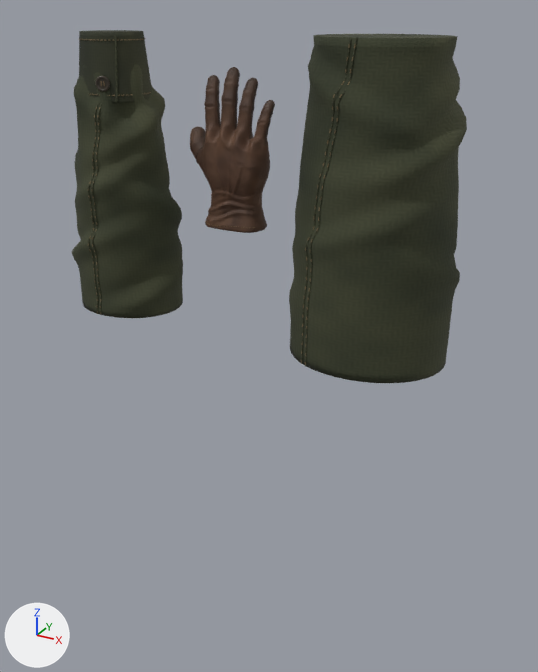
Renders of the Blender file tools/blender/loader-gloves.blend from each side of a commit.
Camera for both pictures: a camera (50 mm lens) standing at (0.532, -0.875, 0.229) and looking at (0.029, 0.04, -0.229). The lights are fixed; the arrows at lower left show +X, +Y and +Z. The picture after the commit comes second.

The first picture shows 'ForeSleeve', 'SewnWorkGlove', 'UpperSleeve'.
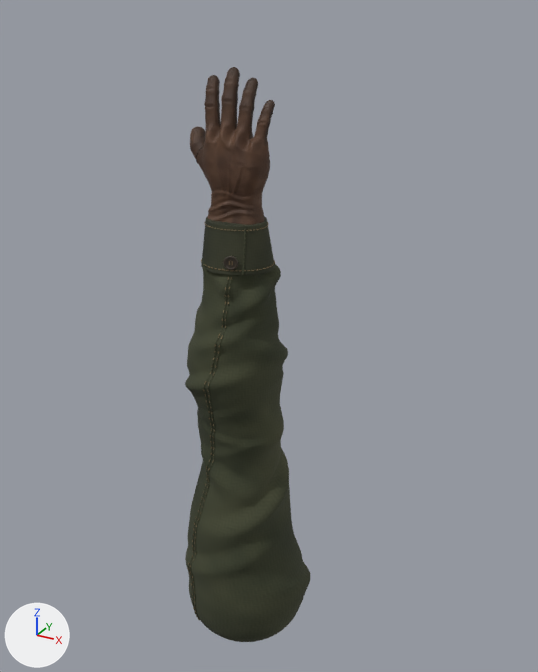
The newer file is also turned or shifted as a whole; pictures and numbers use the older file's frame.

Diff of the bpy script that builds the scene:
```diff
--- a/tools/blender/loader-gloves.blend.py
+++ b/tools/blender/loader-gloves.blend.py
@@ me_uniformsleeve @@
+me_uniformsleeve.from_pydata(...)  # 9012 vertices, 7980 faces; spans x -0.097..0.117, y -0.102..0.096, z -0.064..0.68
+# faces by material slot: [5814, 396, 1650, 120]
+me_uniformsleeve.materials.append(mat_olive_cotton_drill)
+me_uniformsleeve.materials.append(mat_folded_twill_cuff)
+me_uniformsleeve.materials.append(mat_waxed_linen)  # brown #83704e
+me_uniformsleeve.materials.append(mat_horn_button)  # brown #3a3126
@@ ob_foresleeve @@
-ob_foresleeve = bpy.data.objects.new('ForeSleeve', me_foresleeve)
-ob_foresleeve.location = (-0.2, 0.0, 0.0)
@@ ob_uppersleeve @@
-ob_uppersleeve = bpy.data.objects.new('UpperSleeve', me_uppersleeve)
-ob_uppersleeve.location = (0.2, 0.0, 0.0)
@@ ob_uniformsleeve @@
+ob_uniformsleeve = bpy.data.objects.new('UniformSleeve', me_uniformsleeve)
+ob_uniformsleeve.location = (0.0, 0.0, -0.72)
```

Boxes (x1, y1, x2, y2) around the edits, measured in the pictures (538 x 672 px):
'UpperSleeve', deleted
    before: (289, 34, 467, 383)
    faces in mat_olive_cotton_drill: (289, 34, 467, 383)
    faces in mat_waxed_linen (brown #83704e): (301, 44, 356, 365)
'UniformSleeve', added
    after: (185, 216, 310, 642)
    faces in mat_olive_cotton_drill: (185, 228, 310, 642)
    faces in mat_folded_twill_cuff: (201, 216, 275, 276)
    faces in mat_waxed_linen (brown #83704e): (188, 222, 275, 620)
    faces in mat_horn_button (brown #3a3126): (223, 256, 238, 270)
'ForeSleeve', deleted
    before: (72, 30, 183, 318)
    faces in mat_olive_cotton_drill: (72, 36, 183, 318)
    faces in mat_folded_twill_cuff: (79, 30, 152, 102)
    faces in mat_waxed_linen (brown #83704e): (79, 38, 151, 314)
    faces in mat_horn_button (brown #3a3126): (95, 76, 110, 92)
